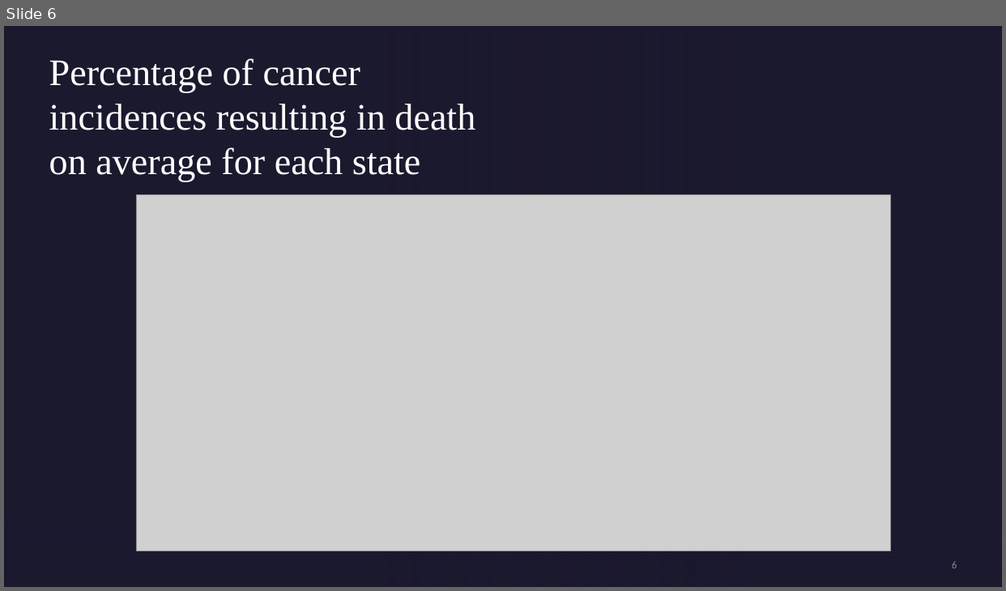
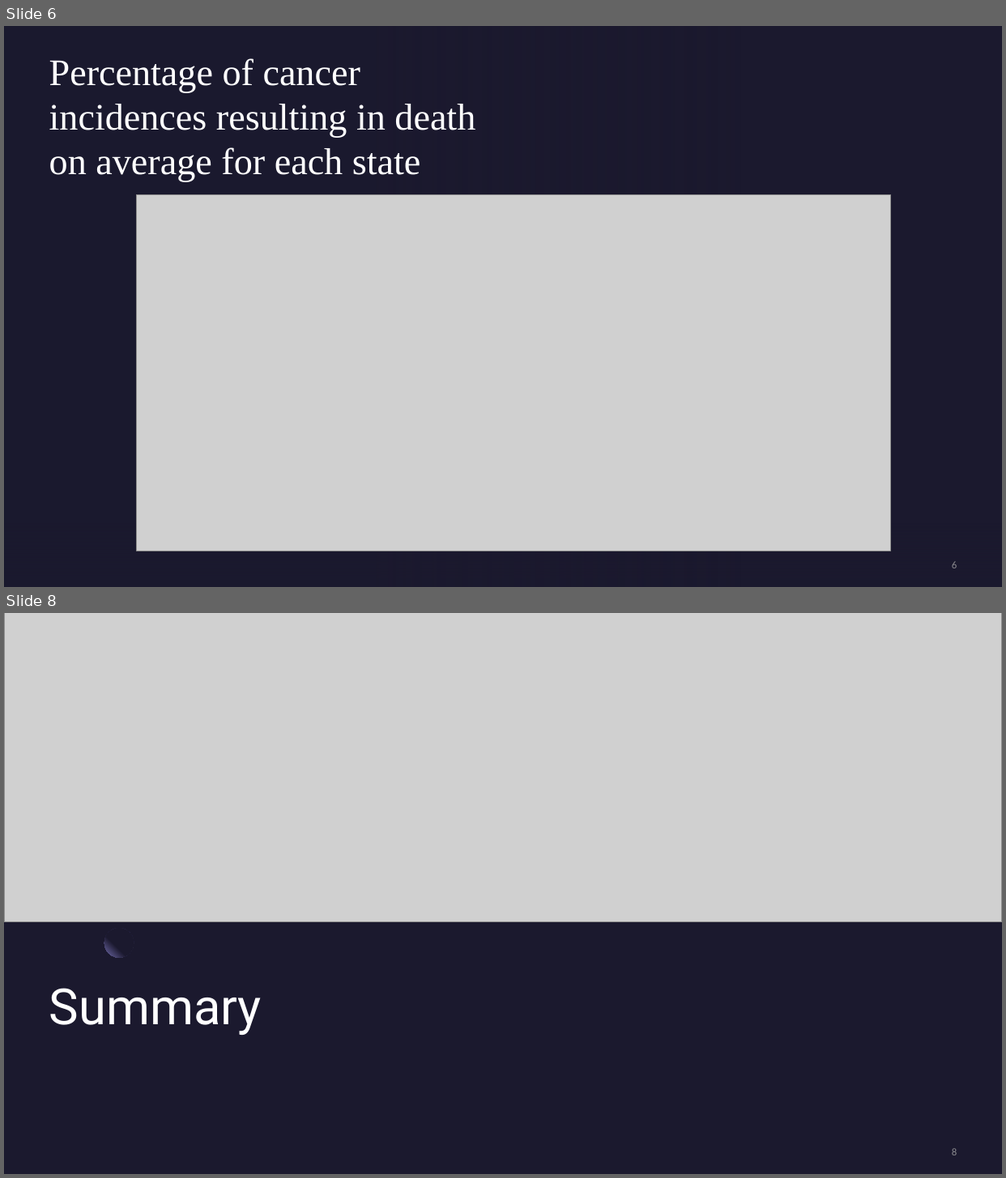
Before and after one commit to Chemistasaurus/Project-1, a slide deck: Project 1 Powerpoint.pptx. Shown one above the other, each under a label of ours: slide 6 before the commit, slides 6 and 8 after it; the slides between them are not shown. The pictures are 1006x591 and 1006x1178 pixels, drawn with LibreOffice and Linux fonts; fonts in the diff are those of the drawing; grey boxes stand for pictures; background and template pictures are left out. Boxes give left, top, right and bottom in pixels: in the first picture for what was removed or moved away, otherwise in the second. Text is boxed around its words. In the diff, an @@ line names an element or a change of style, - is before the commit and + after.

```diff
--- a/Project 1 Powerpoint.pptx
+++ b/Project 1 Powerpoint.pptx
@@ slide 8 added at (4, 613, 1002, 1174), background #1B192E @@
@@ picture added at (4, 613, 1002, 922) @@
@@ ellipse added at (104, 928, 134, 957), fill gradient #1B192E to #7771B2 @@
@@ title added at (49, 988, 262, 1035), 48 pt, text #FFFFFF @@
+Summary
@@ page number added at (952, 1148, 957, 1156), 10 pt, text #A6A6A6 at 80% opacity @@
+8
```
Also in this commit, not shown: 1 other slide added, 2 slides removed.
